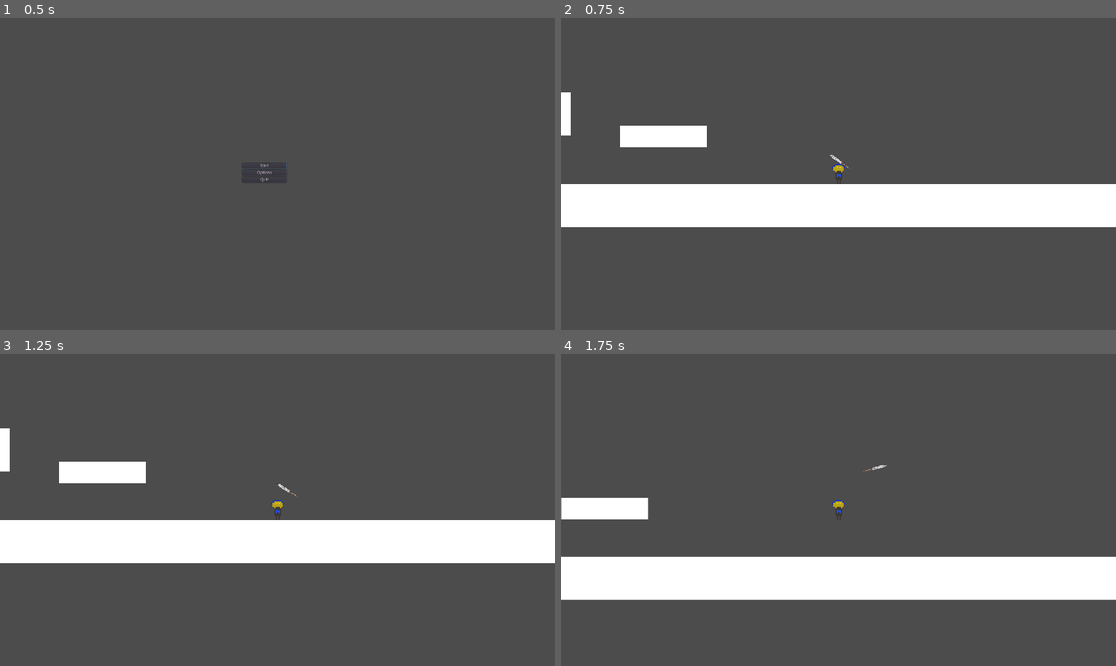
Above: before the commit, frames 1-4 (two rows, left to right).
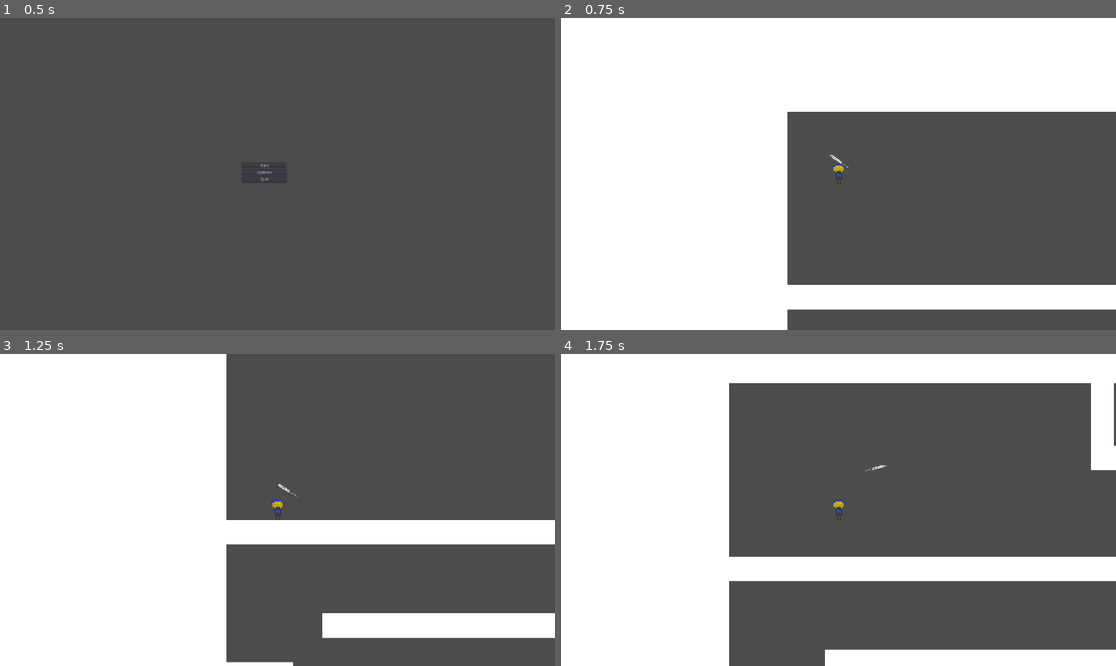
Above: after the commit, the same moments.

Repository: Lorem-Ipsum-Server-Place/GMTK2021-Game
Game: Godot game, scene res://Levels/Menu/MainMenu.tscn
Two runs of this game, one before a commit and one after it. Both use one fixed random seed, a clock stepped at 60 frames per second and the inputs below.
Inputs (mouse positions are in pixels of both pictures, inside the frame that each line leads up to):
- Up to frame 1 (0.5 s): no input
- Up to frame 2 (0.75 s): click "Start" at 0.5 s
- Up to frame 3 (1.25 s): no input
- Up to frame 4 (1.75 s): tap Enter (ui_accept) at 1.25 s; move the mouse to (960, 494) at 1.27 s; hold D (game_right) from 1.28 s (still down); click (960, 494) at 1.35 s; tap Space (game_jump) at 1.52 s

Frame 1 is identical in both runs. In frame 2, 65% of the frame differs, in the area x 0-100%, y 0-100%; in frame 3, 41%; in frame 4, 40%.

Commit message:
Adding New Arena Level
Level1

Diff:
--- /dev/null
+++ b/Levels/ConstructedLevels/Level1.tscn
@@ -0,0 +1,118 @@
+[gd_scene load_steps=2 format=2]
+
+[ext_resource path="res://DebugPlatform.tscn" type="PackedScene" id=1]
+
+[node name="Node2D" type="Node2D"]
+scale = Vector2( 0.707075, 0.99751 )
+
+[node name="Vertical Edge" parent="." instance=ExtResource( 1 )]
+position = Vector2( -1147.01, 291.827 )
+scale = Vector2( -15.7333, 52.6637 )
+
+[node name="Vertical Edge2" parent="." instance=ExtResource( 1 )]
+position = Vector2( 7614.88, 403.424 )
+scale = Vector2( -15.7333, 52.6637 )
+
+[node name="DebugPlatform2" parent="." instance=ExtResource( 1 )]
+position = Vector2( 47386, -830.855 )
+scale = Vector2( 664.282, 11.5974 )
+
+[node name="DebugPlatform3" parent="." instance=ExtResource( 1 )]
+position = Vector2( 47481.4, 2547.39 )
+scale = Vector2( 664.282, 11.5974 )
+
+[node name="DebugPlatform4" parent="." instance=ExtResource( 1 )]
+position = Vector2( 54003.4, 2015.57 )
+scale = Vector2( 664.282, 11.5974 )
+
+[node name="Horizontal Normal" parent="." instance=ExtResource( 1 )]
+position = Vector2( 1290.98, 683.141 )
+scale = Vector2( 17.0486, 0.571435 )
+
+[node name="Horizontal Normal3" parent="." instance=ExtResource( 1 )]
+position = Vector2( 5459.83, 1119.07 )
+scale = Vector2( 17.0486, 0.571435 )
+
+[node name="Horizontal Normal2" parent="." instance=ExtResource( 1 )]
+position = Vector2( 1780.42, 1006.39 )
+scale = Vector2( 17.0486, 0.571435 )
+
+[node name="Horizontal Short" parent="." instance=ExtResource( 1 )]
+position = Vector2( 2940.82, 582.913 )
+scale = Vector2( 2.22703, 0.571435 )
+
+[node name="Horizontal Short13" parent="." instance=ExtResource( 1 )]
+position = Vector2( 2521.23, 407.789 )
+scale = Vector2( 2.22703, 0.571435 )
+
+[node name="Horizontal Short14" parent="." instance=ExtResource( 1 )]
+position = Vector2( 2069.93, 298.492 )
+scale = Vector2( 2.22703, 0.571435 )
+
+[node name="Horizontal Short4" parent="." instance=ExtResource( 1 )]
+position = Vector2( 3666.27, 1502.06 )
+scale = Vector2( 2.22703, 0.571435 )
+
+[node name="Horizontal Short5" parent="." instance=ExtResource( 1 )]
+position = Vector2( 3332.25, 1315.46 )
+scale = Vector2( 2.22703, 0.571435 )
+
+[node name="Horizontal Short6" parent="." instance=ExtResource( 1 )]
+position = Vector2( 3664.27, 1124.52 )
+scale = Vector2( 2.22703, 0.571435 )
+
+[node name="Horizontal Short7" parent="." instance=ExtResource( 1 )]
+position = Vector2( 3330.9, 918.99 )
+scale = Vector2( 2.22703, 0.571435 )
+
+[node name="Horizontal Short8" parent="." instance=ExtResource( 1 )]
+position = Vector2( 3660.66, 712.879 )
+scale = Vector2( 2.22703, 0.571435 )
+
+[node name="Horizontal Short17" parent="." instance=ExtResource( 1 )]
+position = Vector2( 3517.79, 294.281 )
+scale = Vector2( 2.22703, 0.571435 )
+
+[node name="Horizontal Short16" parent="." instance=ExtResource( 1 )]
+position = Vector2( 3337.17, 519.333 )
+scale = Vector2( 2.22703, 0.571435 )
+
+[node name="Horizontal Short9" parent="." instance=ExtResource( 1 )]
+position = Vector2( 4286.13, 591.35 )
+scale = Vector2( 2.22703, 0.571435 )
+
+[node name="Horizontal Short10" parent="." instance=ExtResource( 1 )]
+position = Vector2( 4870.22, 591.35 )
+scale = Vector2( 2.22703, 0.571435 )
+
+[node name="Horizontal Short11" parent="." instance=ExtResource( 1 )]
+position = Vector2( 5465.63, 591.35 )
+scale = Vector2( 2.22703, 0.571435 )
+
+[node name="Horizontal Short12" parent="." instance=ExtResource( 1 )]
+position = Vector2( 6055.39, 591.35 )
+scale = Vector2( 2.22703, 0.571435 )
+
+[node name="Horizontal Short2" parent="." instance=ExtResource( 1 )]
+position = Vector2( 597.116, 1369.28 )
+scale = Vector2( 2.22703, 0.571435 )
+
+[node name="Horizontal Short15" parent="." instance=ExtResource( 1 )]
+position = Vector2( 190.105, 1176.15 )
+scale = Vector2( 2.22703, 0.571435 )
+
+[node name="Horizontal Short3" parent="." instance=ExtResource( 1 )]
+position = Vector2( 1015.16, 1557.76 )
+scale = Vector2( 2.22703, 0.571435 )
+
+[node name="Vertical Blocker" parent="." instance=ExtResource( 1 )]
+position = Vector2( 3114.96, 867.817 )
+scale = Vector2( 0.752568, 9.10412 )
+
+[node name="Vertical Blocker2" parent="." instance=ExtResource( 1 )]
+position = Vector2( 3882.22, 994.216 )
+scale = Vector2( 0.752568, 7.33973 )
+
+[node name="Vertical Medium" parent="." instance=ExtResource( 1 )]
+position = Vector2( 1860.25, 109.77 )
+scale = Vector2( 0.752568, 3.08913 )
--- a/Levels/MainGame/Theatre.gd
+++ b/Levels/MainGame/Theatre.gd
@@ -17,9 +17,11 @@
 	[flying_enemy],
 ]
 
+onready var level1 = load("res://Levels/ConstructedLevels/Level1.tscn")
 onready var example_level = load("res://Levels/ConstructedLevels/ExampleLevel.tscn")
 
 onready var level_list = [
+	level1,
 	example_level
 ]
 
